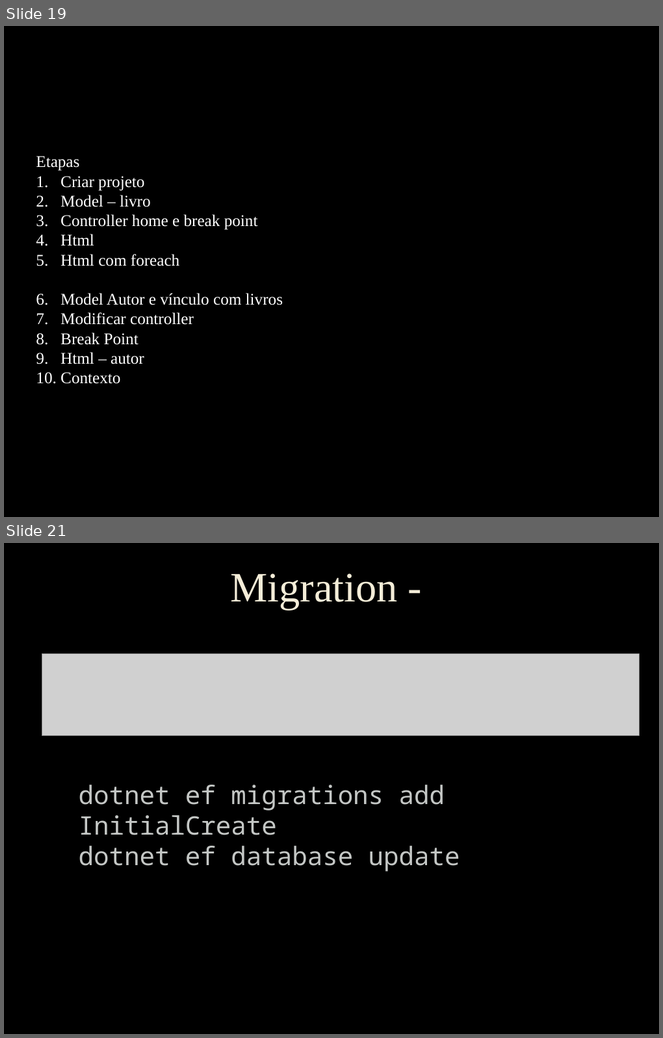
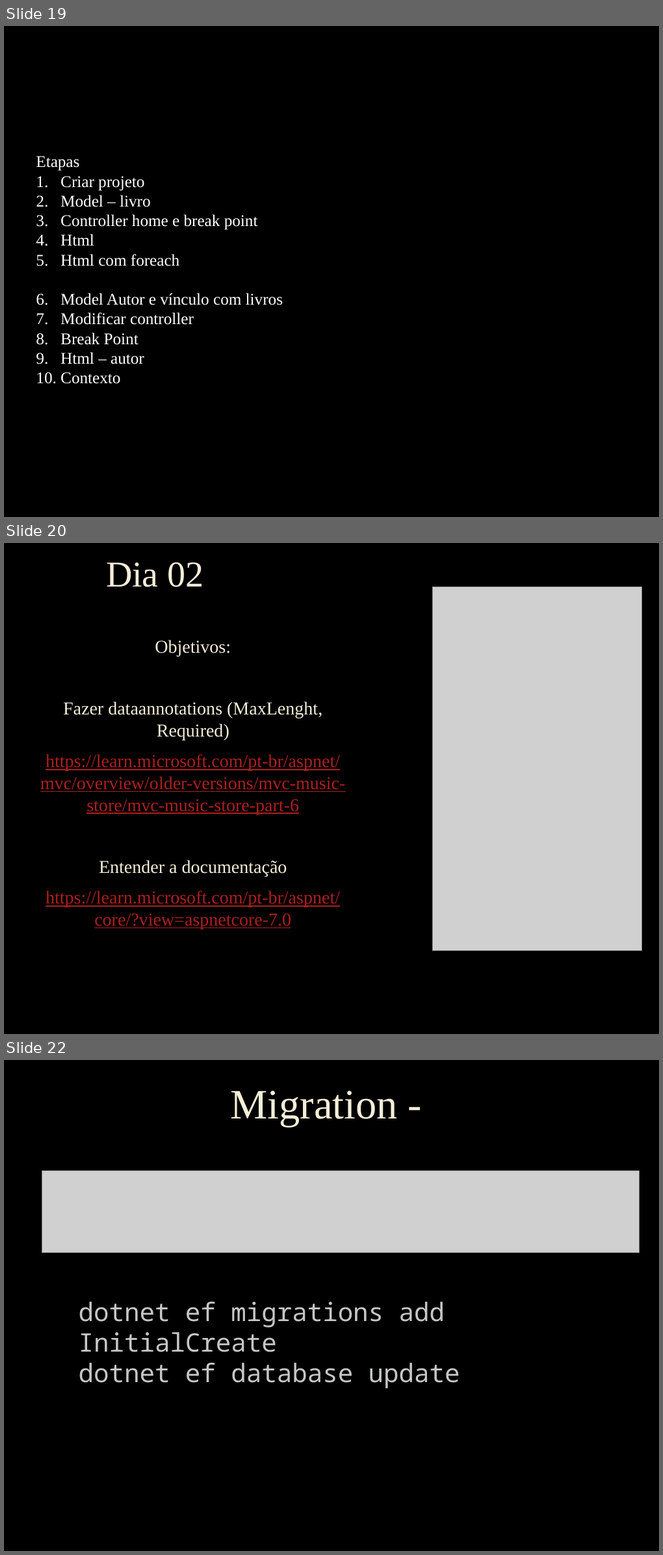
Before and after one commit to dorathoto/Gauss.MVC.Projeto01, a slide deck: Gauss.MVC.Projeto01/MVC.pptx. Shown one above the other, each under a label of ours: slides 19 and 21 before the commit, slides 19, 20 and 22 after it; the slides between them are not shown. The pictures are 663x1038 and 663x1555 pixels, drawn with LibreOffice and Linux fonts; fonts in the diff are those of the drawing; grey boxes stand for pictures; background and template pictures are left out. Boxes give left, top, right and bottom in pixels: in the first picture for what was removed or moved away, otherwise in the second. Text is boxed around its words. In the diff, an @@ line names an element or a change of style, - is before the commit and + after.

```diff
--- a/Gauss.MVC.Projeto01/MVC.pptx
+++ b/Gauss.MVC.Projeto01/MVC.pptx
@@ slide 20 added at (4,543,659,1034), background picture (left out) @@
@@ title added at (106,562,204,587), 40 pt, text #F4EDD8 @@
+Dia 02
@@ picture added at (432,587,642,951) @@
@@ text added at (40,640,346,930), 20 pt, text #AD1F1F, underline @@
+Objetivos:
+Fazer dataannotations (MaxLenght, Required)
+https://learn.microsoft.com/pt-br/aspnet/mvc/overview/older-versions/mvc-music-store/mvc-music-store-part-6
+Entender a documentação
+https://learn.microsoft.com/pt-br/aspnet/core/?view=aspnetcore-7.0
@@ what was slide 21 is now slide 22 @@
```
Also in this commit, not shown: 1 slide changed, 2 other files.
